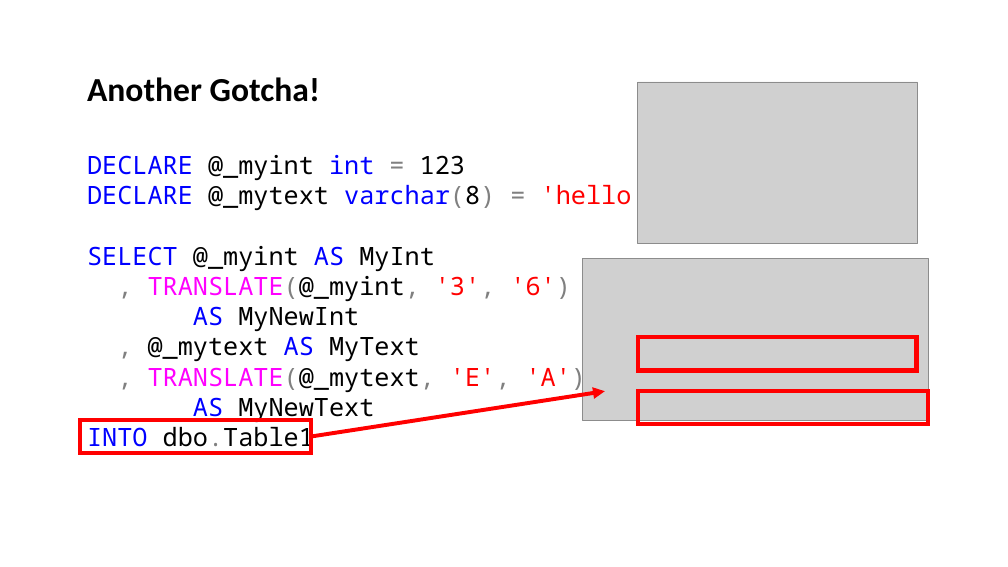
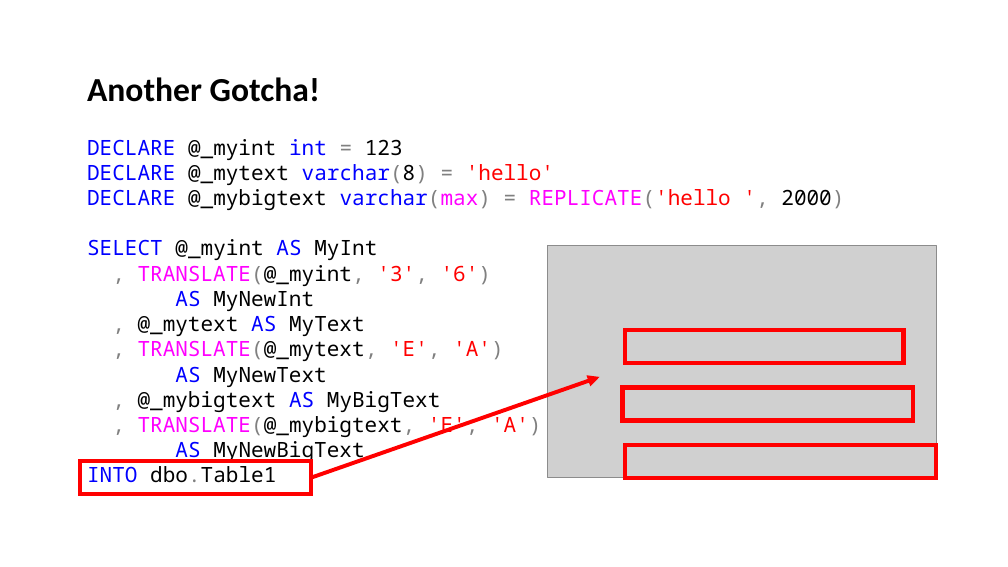
Before and after one commit to jbfoushee/MyPresentations, a slide deck: slide 21 of TSQL_Translate_Operator/TSQL Translate.pptx. Drawn at 1008x567 pixels with LibreOffice and Linux fonts; fonts in the diff are those of the drawing; grey boxes stand for pictures. Boxes give left, top, right and bottom in pixels: in the first picture for what was removed or moved away, otherwise in the second. Text is boxed around its words. In the diff, an @@ line names an element or a change of style, - is before the commit and + after.

Commit message:
wanted to check on TRANSLATE vs varchar(max). updated slides

```diff
--- a/TSQL_Translate_Operator/TSQL Translate.pptx
+++ b/TSQL_Translate_Operator/TSQL Translate.pptx
@@ picture removed at (638, 82, 918, 243) @@
@@ text "DECLARE @_myint int = 123": place and size @@
-text "DECLARE @_myint int = 123" at (87, 155, 647, 453)
+text "DECLARE @_myint int = 123" at (87, 139, 844, 483)
@@ text at (87, 139, 554, 483): size 24 to 20 pt in "DECLARE @_myint int = 123", "DECLARE @_mytext varchar(8) = 'hello'", "SELECT @_myint AS MyInt", ", TRANSLATE(@_myint, '3', '6')" and 5 more places @@
@@ text at (87, 189, 844, 210): paragraph added @@
+DECLARE @_mybigtext varchar(max) = REPLICATE('hello ', 2000)
@@ picture: place and size @@
-picture at (583, 259, 929, 420)
+picture at (547, 246, 936, 478)
@@ rectangle: place and size @@
-rectangle at (638, 337, 917, 371)
+rectangle at (625, 330, 904, 364)
@@ arrow moved from (311, 436) - (605, 391) to (311, 478) - (600, 377) @@
@@ rectangle: place and size @@
-rectangle at (638, 391, 929, 424)
+rectangle at (622, 387, 913, 420)
@@ text at (138, 391, 541, 464): paragraphs added @@
+, @_mybigtext AS MyBigText
+, TRANSLATE(@_mybigtext, 'E', 'A')
+AS MyNewBigText
@@ rectangle added at (625, 445, 936, 478), outline #FF0000 4 pt @@
@@ rectangle: place and size @@
-rectangle at (79, 420, 311, 454)
+rectangle at (79, 461, 311, 495)
```
Also in this commit, not shown: 1 other slide changed, 2 other files.
